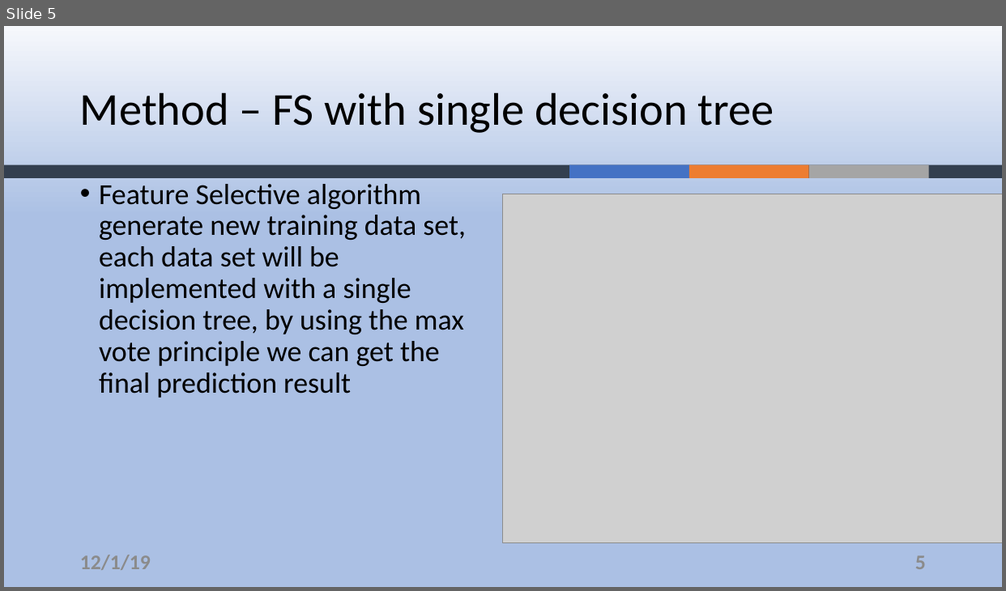
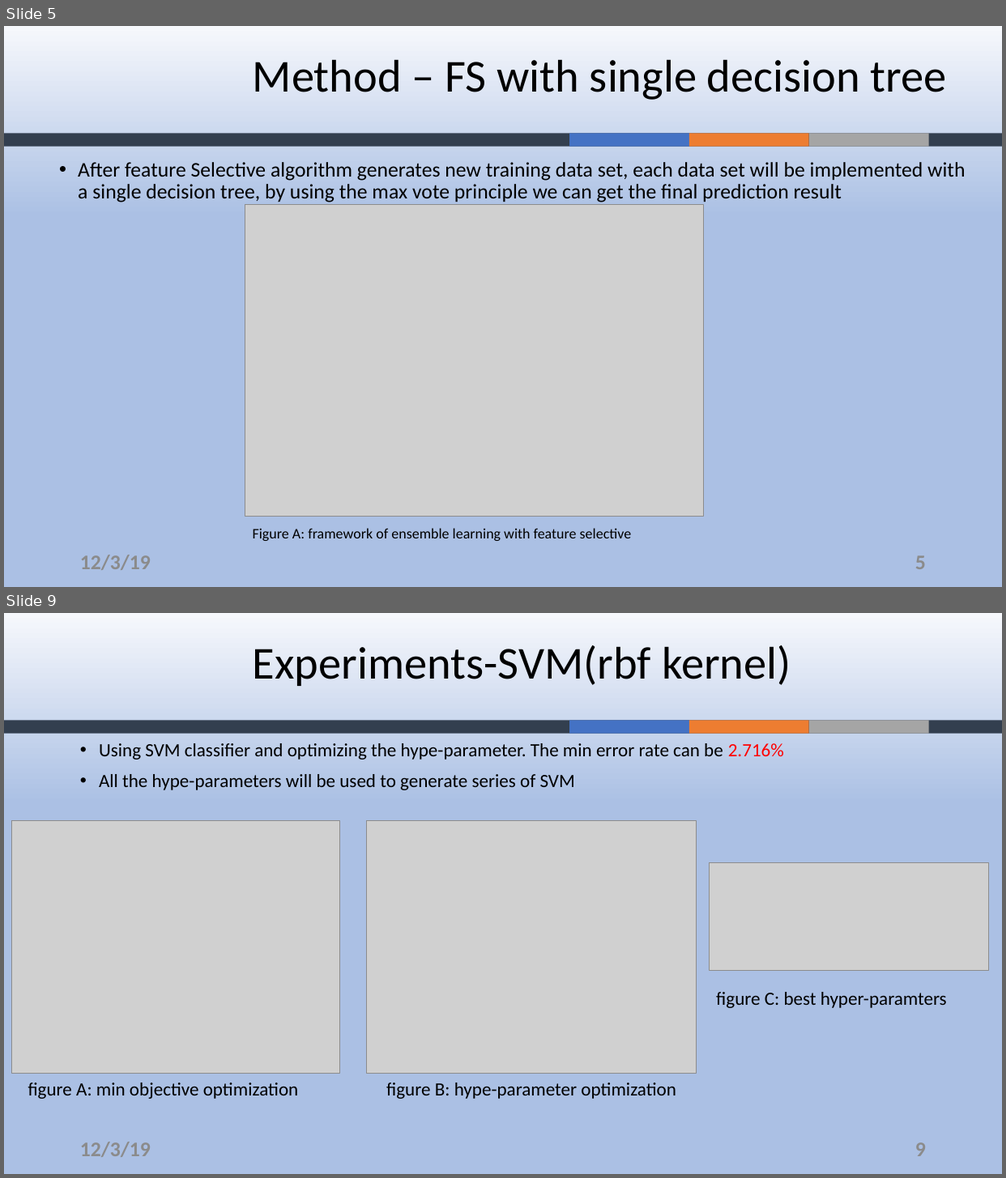
Before and after one commit to ZouYao0720/final-project-, a slide deck: final-presentation.pptx. Shown one above the other, each under a label of ours: slide 5 before the commit, slides 5 and 9 after it; the slides between them are not shown. The pictures are 1006x591 and 1006x1178 pixels, drawn with LibreOffice and Linux fonts; fonts in the diff are those of the drawing; grey boxes stand for pictures; background and template pictures are left out. Boxes give left, top, right and bottom in pixels: in the first picture for what was removed or moved away, otherwise in the second. Text is boxed around its words. In the diff, an @@ line names an element or a change of style, - is before the commit and + after.

```diff
--- a/final-presentation.pptx
+++ b/final-presentation.pptx
@@ slide 9 added at box(4, 613, 1002, 1174), background gradient #F6F8FC to #ABC0E4 to #C7D5ED; not listed: 4 template elements that a slide beside it also shows @@
@@ title added at box(253, 645, 791, 686), 44 pt, text #000000 @@
+Experiments-SVM(rbf kernel)
@@ text added at box(99, 743, 784, 790), 18 pt, text #000000 @@
+• Using SVM classifier and optimizing the hype-parameter. The min error rate can be 2.716%
+• All the hype-parameters will be used to generate series of SVM
@@ picture added at box(11, 821, 339, 1073) @@
@@ picture added at box(366, 821, 696, 1073) @@
@@ picture added at box(710, 862, 989, 971) @@
@@ text added at box(716, 992, 947, 1008), 18 pt, text #000000 @@
+figure C: best hyper-paramters
@@ text added at box(28, 1083, 299, 1099), 18 pt, text #000000 @@
+figure A: min objective optimization
@@ text added at box(386, 1083, 676, 1099), 18 pt, text #000000 @@
+figure B: hype-parameter optimization
@@ text added at box(80, 1142, 151, 1157), 20 pt, text #8C8C8C, bold @@
+12/3/19
@@ page number added at box(915, 1143, 926, 1157), 20 pt, text #8C8C8C, bold @@
+9
@@ slide 5 changed as well @@
@@ title "Method – FS with single ...": place and size @@
-title "Method – FS with single ..." at box(80, 92, 774, 133)
+title "Method – FS with single ..." at box(253, 59, 947, 100)
@@ 4 rectangles: place and size @@
-4 rectangles at box(4, 165, 1002, 179)
+4 rectangles at box(4, 133, 1002, 147)
@@ text at box(78, 162, 965, 203): text changed; size 28 to 20 pt @@
-• Feature Selective algorithm generate new training data set, each data set will be implemented with a single decision tree, by using the max vote principle we can get the final prediction result
+• After feature Selective algorithm generates new training data set, each data set will be implemented with a single decision tree, by using the max vote principle we can get the final prediction result
@@ picture: place and size @@
-picture at box(503, 194, 1002, 544)
+picture at box(245, 205, 704, 517)
@@ text added at box(253, 528, 632, 541), 14 pt, text #000000 @@
+Figure A: framework of ensemble learning with feature selective
@@ text at box(80, 555, 151, 570): text changed @@
-12/1/19
+12/3/19
```
Also in this commit, not shown: 8 other slides changed, 2 other slides added, 2 slides removed.
